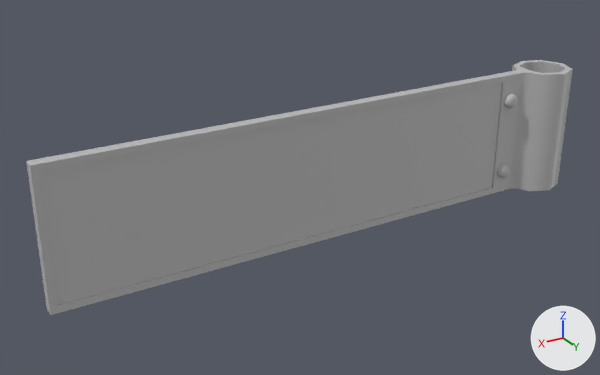
Two versions of the FBX model Assets/Art_Assets/Streets/M_StreetSigns/SM_StreetSign_02.fbx, one commit apart.
Before and after are seen from a 50 mm lens placed at (0.749, 0.685, 0.334), pointed at (0.328, -0.017, -0.017). The axes (+X, +Y, +Z) are drawn at lower right. The lights are the same throughout. Where no turn or scale is listed for an object, it has been applied to the vertices.

Objects in the first picture: 'SM_StreetSign_02'.
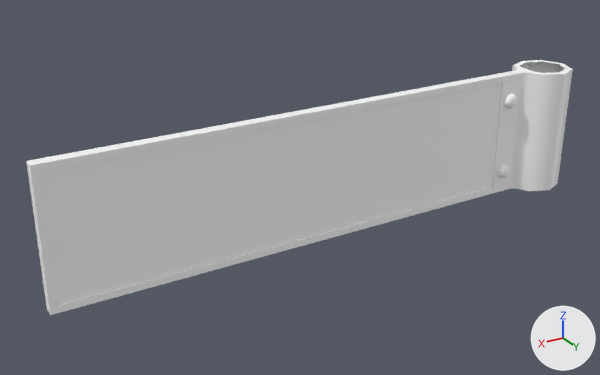
Where the change shows, as pixel boxes (x1, y1, x2, y2) in the pictures (600 x 375 px; the box of a moved part takes in the faces that stretch with it):
part 1 of me_mesh_009, moved or reshaped: before (26, 62, 565, 313); after (26, 68, 534, 313)
part 2 of me_mesh_009, recoloured: (30, 60, 573, 315) in both

The change, as a list of edits to the scene's bpy script:
```text
Add mat_streetsigns:
    mat_streetsigns = principled_material('StreetSigns')
    mat_streetsigns.base_color = (1.0, 1.0, 1.0)  # white #ffffff
Change me_mesh_009:
    used by ob_sm_streetsign_02; location = (0.0, 0.0, 0.0)
    remove me_mesh_009.from_pydata(...)  # 226 vertices, 222 faces; spans x -0.035..0.608, y -0.035..0.035, z -0.074..0.074
    add me_mesh_009.from_pydata(...)  # 238 vertices, 224 faces; spans x -0.035..0.608, y -0.035..0.035, z -0.074..0.074
    me_mesh_009 part 1
    20 faces are deleted
    6 vertices are added at (0.023, 0.0, 0.074), (0.023, 0.0, -0.074), (0.036, 0.0, 0.074), (0.03, 0.0, 0.074), (0.036, 0.0, -0.074), (0.03, 0.0, -0.074)
    6 new vertices lie (0.0, 0.006, 0.0) away from vertices in x 0.042..0.608, y -0.006, z -0.074..0.074
    22 new faces join them
    me_mesh_009 part 2: 202 faces spanning x -0.035..0.608, y -0.035..0.035, z -0.074..0.074 switch from mat_m_streetsigns (grey #bcbcbc) to mat_streetsigns (white #ffffff)
```
